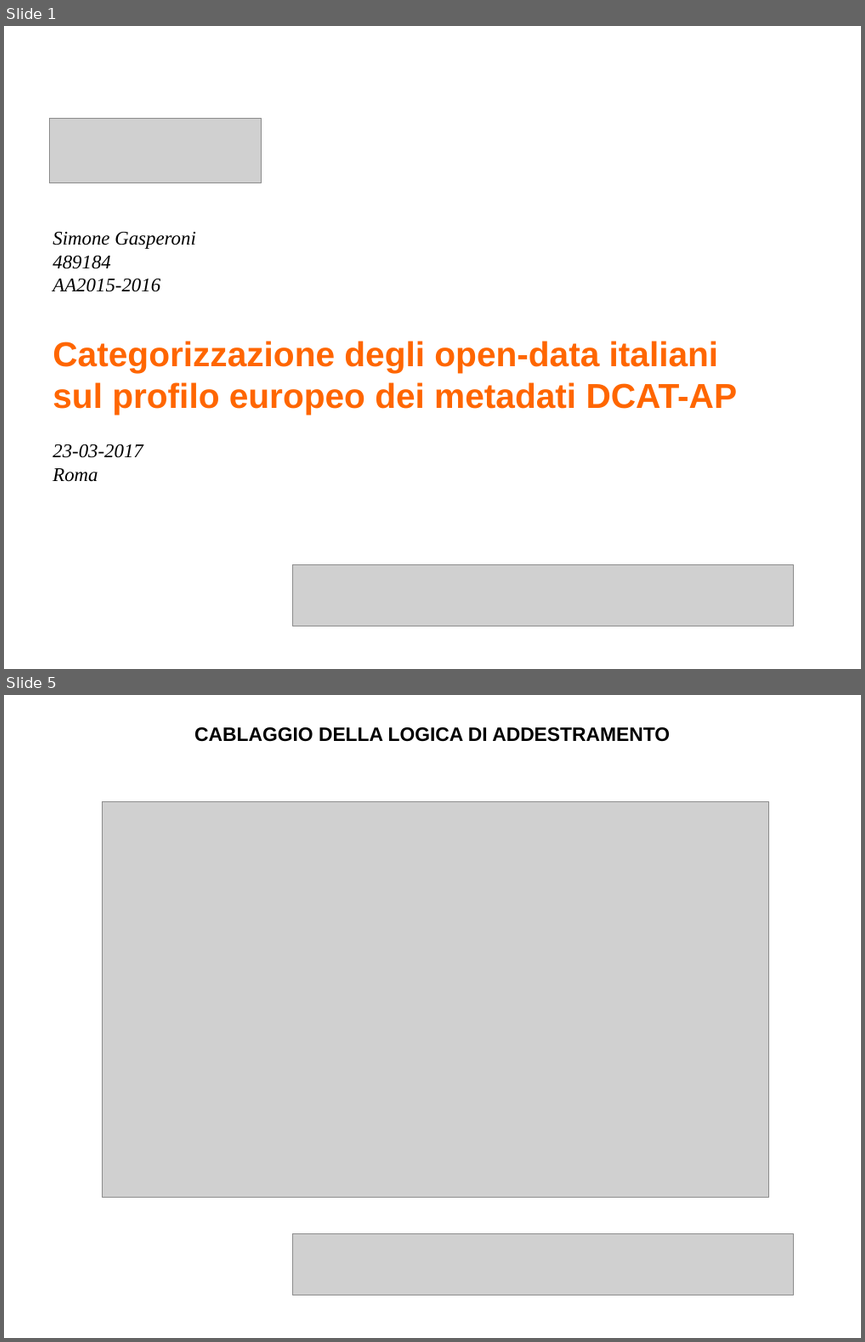
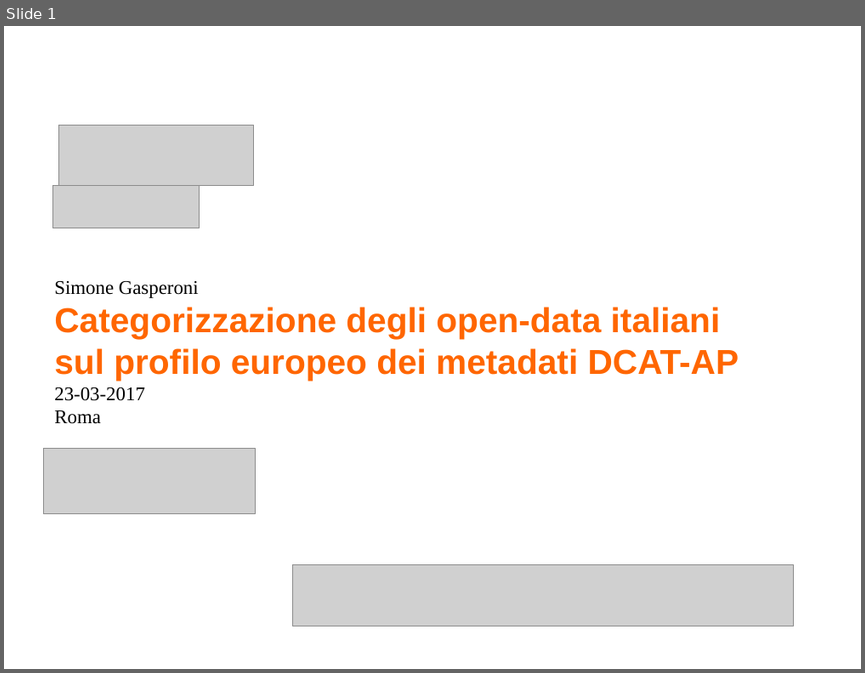
Before and after one commit to simonegasperoni/MSc_thesis_tex, a slide deck: th/slides/slides.odp. Shown one above the other, each under a label of ours: slides 1 and 5 before the commit, slide 1 after it; the slides between them are not shown. The pictures are 865x1342 and 865x673 pixels, drawn with LibreOffice and Linux fonts; fonts in the diff are those of the drawing; grey boxes stand for pictures. Boxes give left, top, right and bottom in pixels: in the first picture for what was removed or moved away, otherwise in the second. Text is boxed around its words. In the diff, an @@ line names an element or a change of style, - is before the commit and + after.

```diff
--- a/th/slides/slides.odp
+++ b/th/slides/slides.odp
@@ slide 5 removed at box(4, 695, 861, 1338), background #FFFFFF @@
@@ text removed at box(194, 727, 670, 742) @@
-CABLAGGIO DELLA LOGICA DI ADDESTRAMENTO
@@ picture removed at box(102, 801, 769, 1197) @@
@@ picture removed at box(293, 1234, 794, 1294) @@
@@ slide 1 changed as well @@
@@ picture: place and size @@
-picture at box(49, 118, 261, 183)
+picture at box(59, 125, 254, 186)
@@ picture added at box(53, 186, 200, 228) @@
@@ text at box(52, 255, 160, 292): paragraphs removed @@
-489184
-AA2015-2016
@@ text "Simone Gasperoni": place and size @@
-text "Simone Gasperoni" at box(52, 232, 738, 482)
+text "Simone Gasperoni" at box(54, 281, 739, 424)
@@ text at box(54, 281, 199, 424): italic off in "Simone Gasperoni", "23-03-2017", "Roma" @@
@@ picture added at box(43, 448, 255, 514) @@
```
Also in this commit, not shown: 6 other slides changed, 15 slides added, 4 other slides removed, 4 other files.
